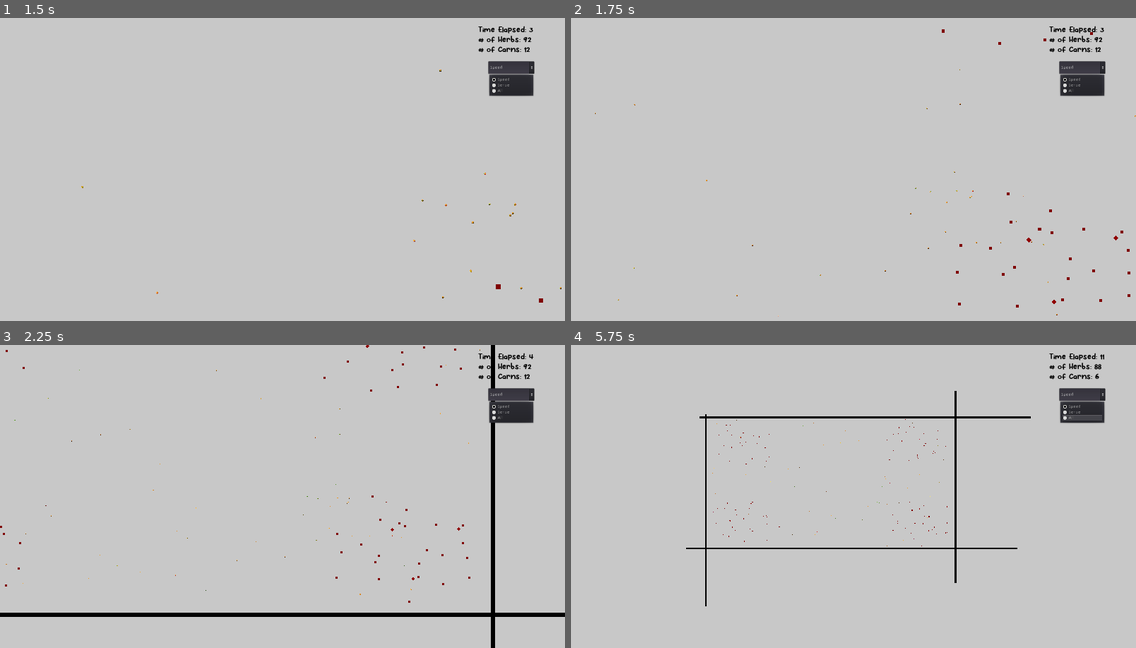
Above: before the commit, frames 1-4 (two rows, left to right).
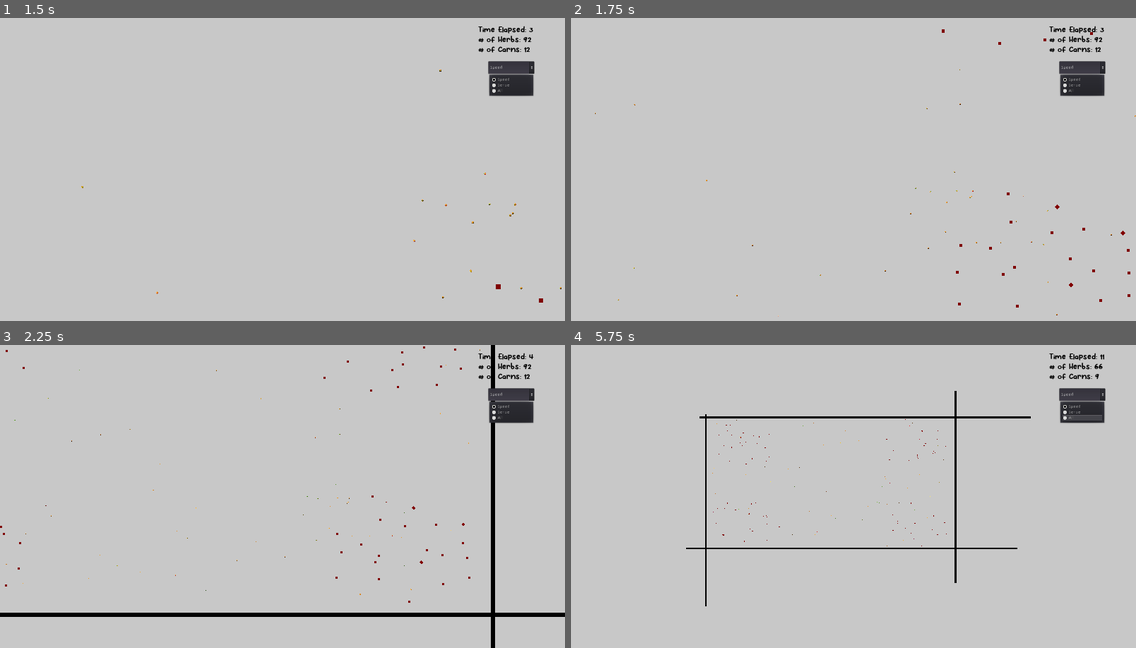
Above: after the commit, the same moments.

Repository: SachJay/LifeSimulator
Game: Godot game, scene res://Scenes/World.tscn
Two runs of this game, one before a commit and one after it. Both use one fixed random seed, a clock stepped at 60 frames per second and the inputs below.
Inputs:
- Up to frame 1 (1.5 s): click "Speed" at 0.5 s; tap Enter at 1.25 s; hold Right (run_right) from 1.28 s (still down); hold Z (zoom_in) from 1.28 s (still down)
- Up to frame 2 (1.75 s): keep holding Right (run_right); keep holding Z (zoom_in)
- Up to frame 3 (2.25 s): release Right (run_right) at 2.03 s; release Z (zoom_in) at 2.03 s; hold S (run_down) from 2.03 s (still down); tap X (zoom_out) at 2.1 s
- Up to frame 4 (5.75 s): release S (run_down) at 2.78 s; hold Right (run_right) 2.78-3.53 s; hold Z (zoom_in) 2.78-3.53 s; hold Up (run_up) 3.53-4.28 s; tap X (zoom_out) at 3.6, 5.1 s; hold Z (zoom_in) 4.28-5.03 s; hold Left (run_left) from 4.28 s (still down)

Frame 1 is identical in both runs. In frame 2, less than 0.1% of the frame differs, in the area x 80-99%, y 61-95%; in frame 3, less than 0.1%; in frame 4, less than 0.1%.

Commit message:
added run trait

Diff:
--- a/app/Scripts/animal.gd
+++ b/app/Scripts/animal.gd
@@ -18,7 +18,9 @@
 var speed = startingSpeed
 var speedConstant = 20
 var speedCoefficient = 1.35
-var speedVariance = 100
+var speedVariance = 100.0
+var runCoeff = 10
+var currentRunCoeff = 1
 
 var startingSenseRad = 50
 var senseRad = startingSenseRad
@@ -73,6 +75,7 @@
 	else:
 		foodConsumed += 1
 	moveToTarget = false
+	currentRunCoeff = 1
 
 func create_child():
 	pass #abstract this shit
@@ -117,6 +120,7 @@
 	var yDist:float = body.position.y - self.position.y
 
 	moveToTarget = true
+	currentRunCoeff = runCoeff
 	targetName = body.name
 
 	if abs(xDist) < 1:
--- a/app/Scripts/carnivore.gd
+++ b/app/Scripts/carnivore.gd
@@ -2,8 +2,8 @@
 
 func _init():
 	speed = 1200.0
-	senseRad = 75
-	startingEnergy = 3500000
+	senseRad = 200
+	startingEnergy = 35000000
 	speedVariance = 300
 	senseVariance = 30
 	postreproduceAmount = 1
@@ -21,6 +21,7 @@
 
 	if moveToTarget and !get_tree().get_root().get_node("World").get_node("animalGroup").has_node(targetName):
 		moveToTarget = false
+		currentRunCoeff = 1
 
 	if timedout:
 		if !moveToTarget:
@@ -30,7 +31,7 @@
 			calculateDirection(get_tree().get_root().get_node("World").get_node("animalGroup").get_node(targetName))
 		timedout = false
 
-	vector = Vector2(delta * xDir * speed * waittime, delta * yDir * speed * waittime)
+	vector = Vector2(delta * xDir * (speed * currentRunCoeff) * waittime, delta * yDir * (speed * currentRunCoeff) * waittime)
 	return move_and_collide(vector)
 
 func _on_Area2D_body_entered(body):
@@ -58,3 +59,4 @@
 	if(moveToTarget && body.name == targetName):
 		targetName = ""
 		moveToTarget = false
+		currentRunCoeff = 1
